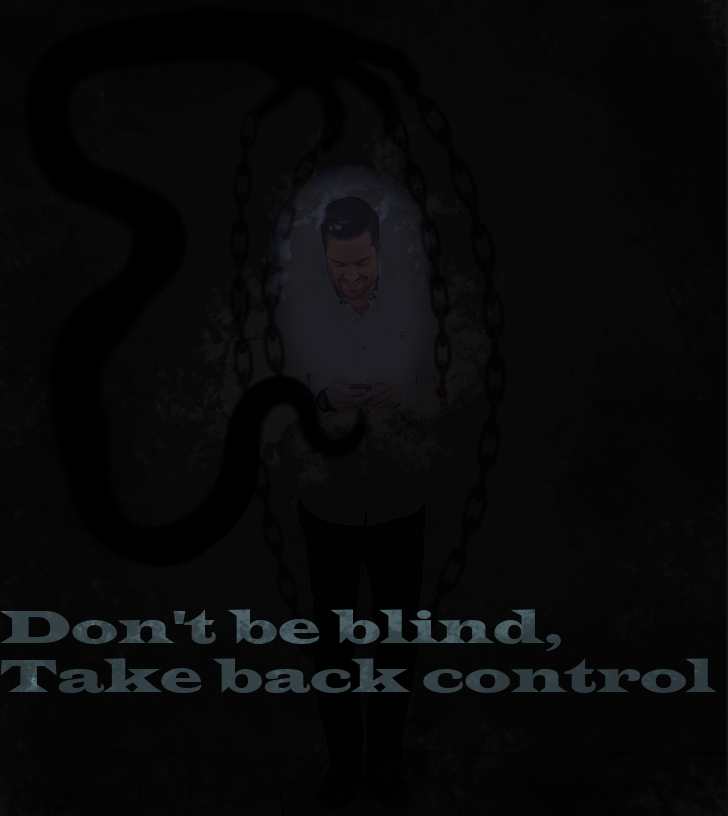
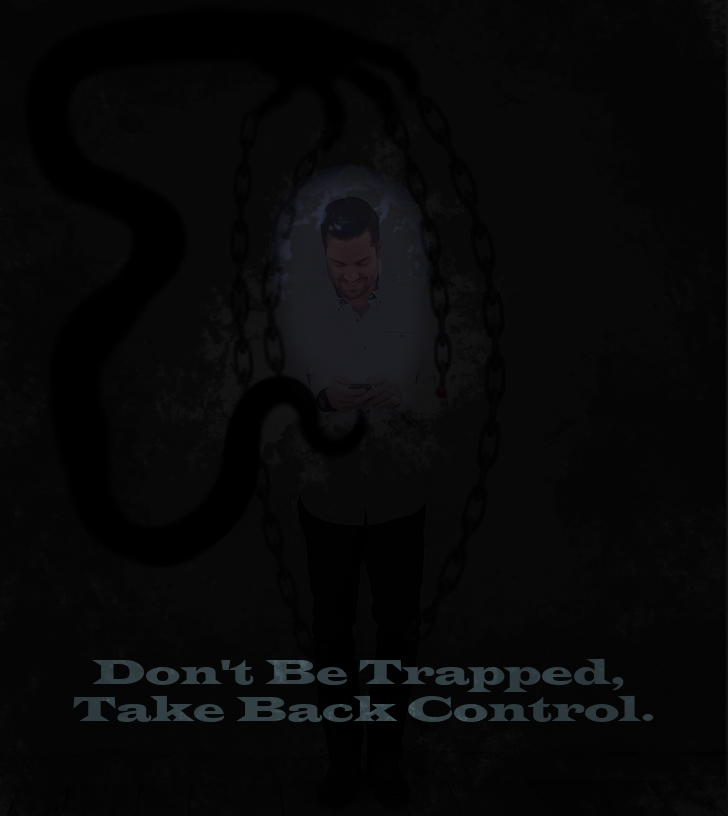
The second 728px x 816px image is a revision of the first. Changes to its layers:
renamed "Don't be blind, Take back cont..." to "Don't Be Trapped, ...", painted on it over (x1=0, y1=609, x2=717, y2=722)
